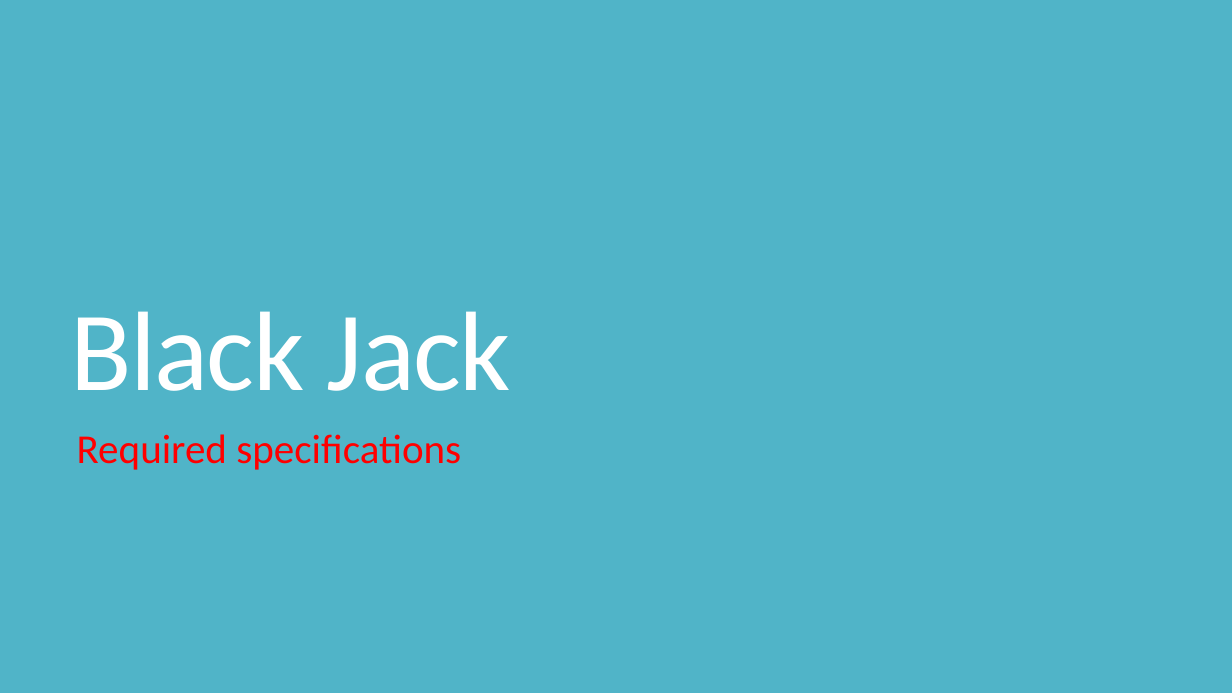
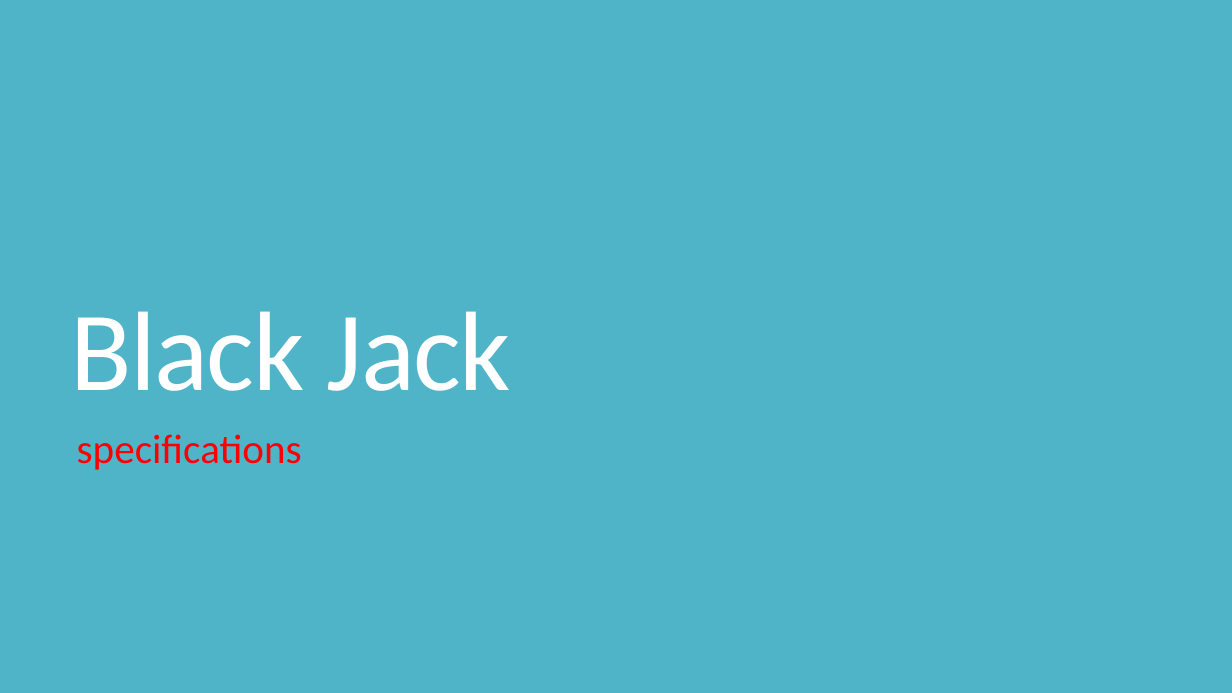
Before and after one commit to masakiishino/Blackjack, a slide deck: slide 1 of Blackjack_Specification.pptx. Drawn at 1232x693 pixels with LibreOffice and Linux fonts; fonts in the diff are those of the drawing. Boxes give left, top, right and bottom in pixels: in the first picture for what was removed or moved away, otherwise in the second. Text is boxed around its words. In the diff, an @@ line names an element or a change of style, - is before the commit and + after.

```diff
--- a/Blackjack_Specification.pptx
+++ b/Blackjack_Specification.pptx
@@ subtitle at (77, 434, 302, 470): text changed @@
-Required specifications
+specifications
```
Also in this commit, not shown: 2 other files.
